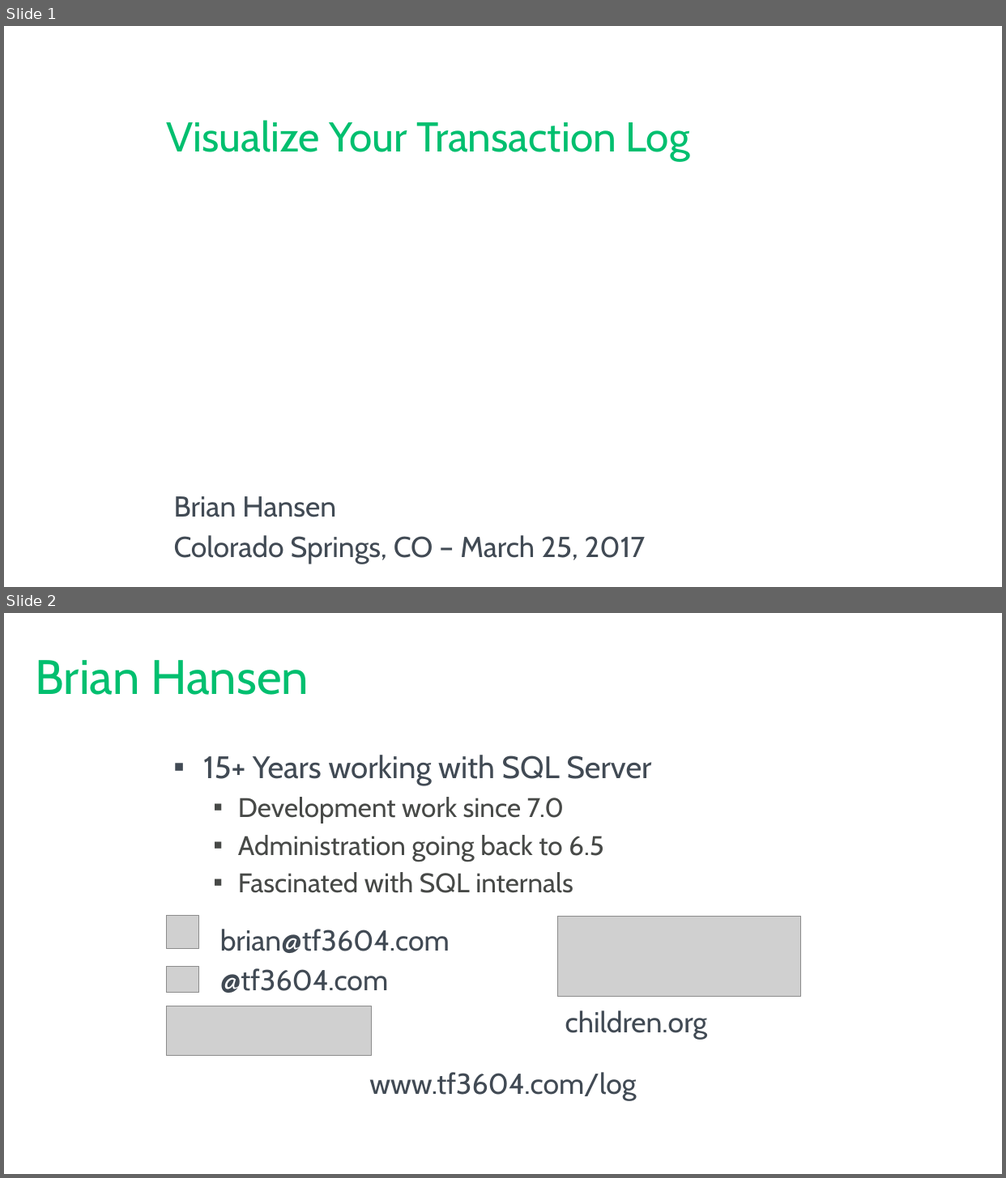
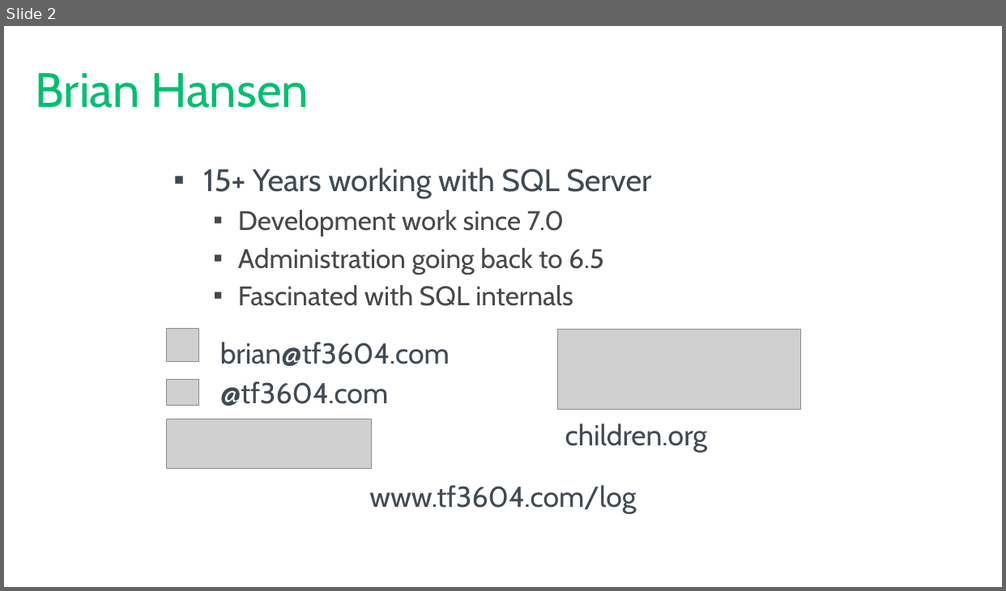
Before and after one commit to tf3604/LogFilePresentation, a slide deck: TransactionLog.pptx. Shown one above the other, each under a label of ours: slides 1 and 2 before the commit, slide 2 after it. The pictures are 1006x1178 and 1006x591 pixels, drawn with LibreOffice and Linux fonts; fonts in the diff are those of the drawing; grey boxes stand for pictures; background and template pictures are left out. Boxes give left, top, right and bottom in pixels: in the first picture for what was removed or moved away, otherwise in the second. Text is boxed around its words. In the diff, an @@ line names an element or a change of style, - is before the commit and + after.

Commit message:
Fixup title slide.

```diff
--- a/TransactionLog.pptx
+++ b/TransactionLog.pptx
@@ slide 1 removed at [4,26,1002,587], background picture (left out) @@
@@ title removed at [166,120,690,160] @@
-Visualize Your Transaction Log
@@ text removed at [174,497,645,564] @@
-Brian Hansen
-Colorado Springs, CO – March 25, 2017
```
Also in this commit, not shown: 1 slide added.
